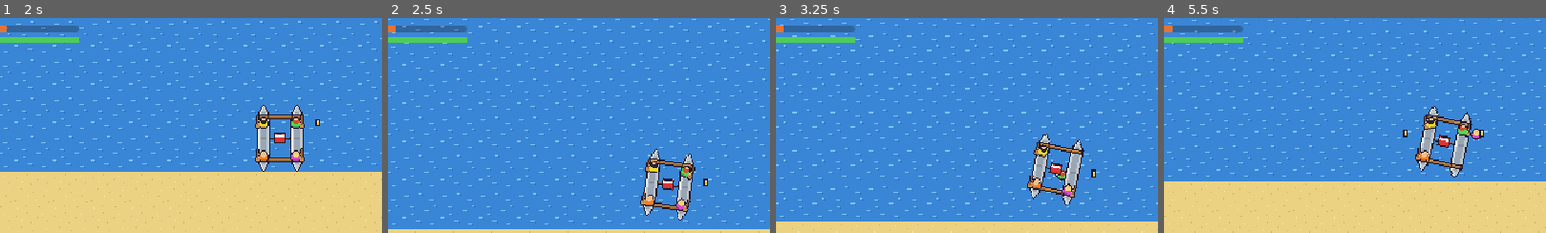
Above: before the commit, frames 1-4 (left to right).
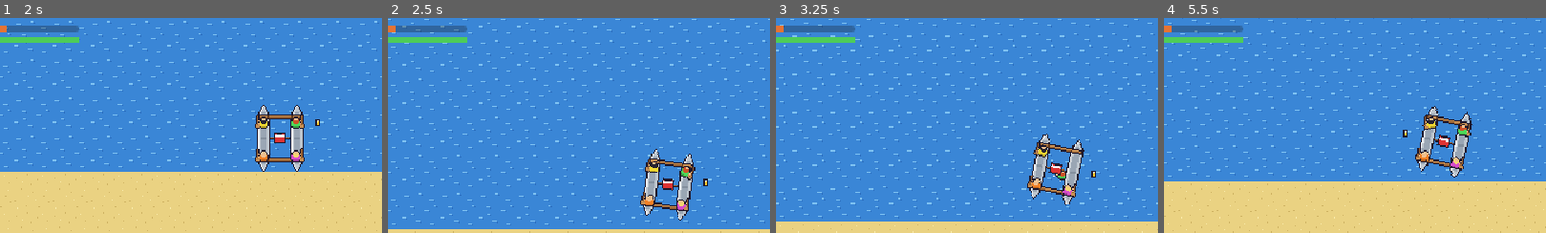
Above: after the commit, the same moments.

Repository: Freakling/PKSEI
Game: Godot game, scene res://scenes/main.tscn
Two runs of this game, one before a commit and one after it. Both use one fixed random seed, a clock stepped at 60 frames per second and the inputs below.
Inputs:
- Up to frame 1 (2 s): tap Enter (ui_accept) at 0.5, 0.77, 1.07, 1.52, 1.82 s; hold F6 (debug_beer_right) 0.53-1.28 s; hold A (stroke_left_back) from 1.28 s (still down)
- Up to frame 2 (2.5 s): release A (stroke_left_back) at 2.03 s; hold F6 (debug_beer_right) from 2.03 s (still down)
- Up to frame 3 (3.25 s): keep holding F6 (debug_beer_right); tap Enter (ui_accept) at 3.02 s
- Up to frame 4 (5.5 s): tap Enter (ui_accept) at 3.32, 3.77, 4.07, 4.52, 4.82 s; release F6 (debug_beer_right) at 3.53 s; hold F5 (debug_beer_left) 3.53-5.03 s; hold A (stroke_left_back) from 5.03 s (still down)
The pictures show only the part of the screen within x 13-63%, y 18-68%; the shares and areas given below are measured in that part.

Frame 1 is identical in both runs. In frame 2, less than 0.1% of the frame differs, in the area x 75-80%, y 83-91%; in frame 3, less than 0.1%; in frame 4, 0.3%, in the area x 2-84%, y 3-71%.

Commit message:
feat: beer-loss cooldown and the empty boat's fast drift home (T46, T47)
Decided by the human: after a beer goes over, no further beer goes over
for beer_loss_cooldown while shoves and stops still apply; with nobody
aboard the boat's drift home is current_speed times
empty_drift_multiplier. Both are placeholders.

Co-Authored-By: Claude Fable 5.1 <noreply@anthropic.com>

Diff:
--- a/data/boat_tuning.tres
+++ b/data/boat_tuning.tres
@@ -11,6 +11,7 @@
 steer_share_front = 0.2
 steer_share_back = 0.8
 current_speed = 10.0
+empty_drift_multiplier = 5.0
 loose_drift_speed = 30.0
 camera_lead = 80.0
 swim_speed = 30.0
@@ -19,6 +20,7 @@
 pickup_radius = 20.0
 shore_margin = 40.0
 bail_rate = 1.0
+beer_loss_cooldown = 2.0
 thrust_scale = 0.5
 turn_scale = 0.01
 linear_damping = 1.0
--- a/scripts/autoload/run_state.gd
+++ b/scripts/autoload/run_state.gd
@@ -101,6 +101,9 @@
 ## Pixels per second a headwind adds to the current's pull this step; set each step the boat
 ## is in a stretch, consumed by step().
 var _extra_drift: float = 0.0
+## Seconds until another beer may go over (BoatTuning.beer_loss_cooldown, GDD › Systems › Hazards):
+## set when a beer goes over, counted down in step(), cleared by reset().
+var _beer_loss_left: float = 0.0
 ## Seconds each seat's paddle is still snagged; 0 when free.
 var _snag_left: Array[float] = []
 ## Water aboard per hull (Rescue.Hull order); the hull's guy bails it at BoatTuning.bail_rate.
@@ -136,6 +139,7 @@
 	_push = Vector2.ZERO
 	_stop = false
 	_extra_drift = 0.0
+	_beer_loss_left = 0.0
 	_snag_left.clear()
 	_water.clear()
 	guys.clear()
@@ -165,12 +169,17 @@
 ## beer_toss to that side and bobs away, and the guy Rescue picks (that hull, front first, not
 ## already winding up) winds up for BoatTuning.jump_delay seconds (T34). He stays aboard and
 ## paddles meanwhile; step() takes him off the boat when he jumps. Returns his seat, or
-## Rescue.NOBODY when nobody was free to jump.
+## Rescue.NOBODY when nobody was free to jump. While the beer-loss cooldown runs (T46) nothing
+## goes over and NOBODY comes back; the cooldown starts only when a beer does go over. shove()
+## and stop() are not held back by it.
 func beer_overboard(side: Rescue.Hull, at_position: Vector2) -> int:
+	if _beer_loss_left > 0.0:
+		return Rescue.NOBODY
 	var toss: float = paddling.tuning.beer_toss
 	var beer_at: Vector2 = at_position + Vector2(-toss if side == Rescue.Hull.LEFT else toss, 0.0)
 	var seat: int = rescue.beer_overboard(side, _seats_aboard(), beer_at, paddling.tuning.jump_delay)
 	if seat != Rescue.NOBODY:
+		_beer_loss_left = paddling.tuning.beer_loss_cooldown
 		beer_overboard_started.emit(side)
 	return seat
 
@@ -345,12 +354,15 @@
 ## mirrored into the guys, the snags count down and the bailers bail, elapsed advances, and the
 ## strokes that land this frame become the boat's Motion, its turn plus the rock of any guy
 ## standing up, its drift the current's plus any headwind set for this step (set_extra_drift).
-## With nobody aboard the Motion is only the drift. Nothing moves once the attempt is won.
+## With nobody aboard (after this frame's jumps) the current's part of the drift is multiplied by
+## BoatTuning.empty_drift_multiplier, and the headwind's extra drift is added as it is (T47). The
+## beer-loss cooldown counts down (T46). Nothing moves once the attempt is won.
 func step(delta: float, boat_at: Vector2) -> Paddling.Motion:
 	if phase == Phase.WON:
 		return Paddling.Motion.new()
 	elapsed += delta
 	_boat_at = boat_at
+	_beer_loss_left = maxf(_beer_loss_left - delta, 0.0)
 	for seat: int in GUY_COUNT:
 		_snag_left[seat] = maxf(_snag_left[seat] - delta, 0.0)
 	for side: int in Rescue.Hull.size():
@@ -381,6 +393,8 @@
 		guy.stamina = stamina.level_of(seat)
 		guy.drunkenness = drunkenness.level_of(seat)
 	var motion: Paddling.Motion = paddling.step(_land_strokes(delta), delta)
+	if _seats_aboard().is_empty():
+		motion.drift_to_shore *= paddling.tuning.empty_drift_multiplier
 	for seat: int in GUY_COUNT:
 		motion.turn += antics.rock(seat) * delta
 	motion.drift_to_shore += _extra_drift * delta
--- a/scripts/resources/boat_tuning.gd
+++ b/scripts/resources/boat_tuning.gd
@@ -20,6 +20,9 @@
 @export var steer_share_back: float = 0.8 ## PLACEHOLDER
 ## Speed of the current toward the shore, in pixels per second (the boat applies it as velocity).
 @export var current_speed: float = 10.0 ## PLACEHOLDER
+## Multiplier on current_speed while nobody is aboard: an empty boat drifts home this many times
+## faster (GDD › Systems › Setbacks). A harsh-wind stretch's extra drift is not multiplied. Read by RunState.
+@export var empty_drift_multiplier: float = 5.0 ## PLACEHOLDER
 ## Pixels per second the wind carries beers and swimmers back toward the shore; larger than
 ## current_speed (GDD › Systems › Catamaran and paddling). Read by RunState, passed to Rescue.
 @export var loose_drift_speed: float = 30.0 ## PLACEHOLDER
@@ -44,6 +47,9 @@
 ## Water a guy bails out per second while his hull has water aboard (the water aboard effect,
 ## GDD › Systems › Hazards); his seat gives no strokes meanwhile. Read by RunState.
 @export var bail_rate: float = 1.0 ## PLACEHOLDER
+## Seconds after a beer goes over during which no further beer goes over; hits inside the window
+## still shove or stop the boat (GDD › Systems › Hazards, Beer overboard). Read by RunState.
+@export var beer_loss_cooldown: float = 2.0 ## PLACEHOLDER
 
 ## Pixels per second of speed one unit of stroke force adds.
 @export var thrust_scale: float = 0.5 ## PLACEHOLDER
--- a/tests/test_hazards.gd
+++ b/tests/test_hazards.gd
@@ -615,6 +615,10 @@
 
 func test_water_on_an_empty_hull_waits_for_a_guy() -> void:
 	var state: Node = sober_state()
+	# Two beers back to back: the beer-loss cooldown (T46) is not under test here, so none.
+	var boat_tuning: BoatTuning = BoatTuning.new()
+	boat_tuning.beer_loss_cooldown = 0.0
+	state.paddling = Paddling.new(boat_tuning)
 	state.beer_overboard(Rescue.Hull.LEFT, BOAT)
 	var back: int = state.beer_overboard(Rescue.Hull.LEFT, BOAT)
 	state.step(state.paddling.tuning.jump_delay, BOAT)
--- a/tests/test_run_state.gd
+++ b/tests/test_run_state.gd
@@ -20,15 +20,25 @@
 ## T25 · RunState tells the Audio autoload what happened: stroke_landed, stroke_fumbled,
 ## guy_jumped, guy_picked_up and beer_overboard_started fire where those things happen
 ## (GDD › Presentation and Platforms, Audio).
+## T46 · After a beer goes over, beer_overboard() does nothing for BoatTuning.beer_loss_cooldown
+## seconds while shove() and stop() still reach the boat; the cooldown resets with the attempt.
+## T47 · With nobody aboard the boat's drift is current_speed times empty_drift_multiplier per
+## second; with anyone aboard it is current_speed (GDD › Systems › Setbacks).
 
 const RunStateScript: GDScript = preload("res://scripts/autoload/run_state.gd")
 const TICK: float = 1.0 / 60.0
 const BOAT: Vector2 = Vector2(0.0, -300.0)
 const DELAY: float = 2.5
+## The beer-loss cooldown the T46 tests set on their own BoatTuning (GDD › Systems › Hazards).
+const COOLDOWN: float = 2.0
+## The empty-boat drift multiplier the T47 tests set on their own BoatTuning (GDD › Systems › Setbacks).
+const EMPTY_MULTIPLIER: float = 5.0
+## The harsh-wind extra drift the T47 test adds, per second.
+const WIND: float = 25.0
 
 
 ## A RunState whose guys are sober (no lag, no misses), whose rolls are seeded, and whose
-## BoatTuning is its own (jump_delay DELAY), so a test can change it.
+## BoatTuning is its own (jump_delay DELAY, no beer-loss cooldown), so a test can change it.
 func sober_state() -> Node:
 	var state: Node = RunStateScript.new()
 	state.rng.seed = 7
@@ -54,9 +64,11 @@
 	return state
 
 
+## No beer-loss cooldown here: the cascade tests drop beers back to back. The T46 tests set it.
 func own_boat_tuning() -> BoatTuning:
 	var tuning: BoatTuning = BoatTuning.new()
 	tuning.jump_delay = DELAY
+	tuning.beer_loss_cooldown = 0.0
 	return tuning
 
 
@@ -307,7 +319,7 @@
 	var motion: RefCounted = state.step(TICK, BOAT)
 	expect_near(motion.thrust, 0.0, 0.0001, "no key moves the boat")
 	expect_near(motion.turn, 0.0, 0.0001, "or turns it")
-	expect_near(motion.drift_to_shore, state.paddling.tuning.current_speed * TICK, 0.0001, "the boat drifts home at current_speed")
+	expect_near(motion.drift_to_shore, state.paddling.tuning.current_speed * state.paddling.tuning.empty_drift_multiplier * TICK, 0.0001, "the boat drifts home at current_speed times empty_drift_multiplier (T47)")
 	state.free()
 
 
@@ -771,3 +783,85 @@
 	expect(state.can_paddle(1), "his seat strokes again")
 	expect_near(state.step(TICK, BOAT).turn, 0.0, 0.0001, "nobody rocks the boat")
 	state.free()
+
+
+## T46: after a beer goes over, beer_overboard() does nothing for beer_loss_cooldown seconds, while
+## shove() and stop() still reach the boat; once the cooldown has run out a beer goes over again
+## (GDD › Systems › Hazards: at most one beer every couple of seconds).
+func test_after_a_beer_goes_over_no_beer_does_for_the_cooldown_but_shoves_and_stops_still_apply() -> void:
+	var state: Node = sober_state()
+	state.paddling.tuning.beer_loss_cooldown = COOLDOWN
+	expect_ne(state.beer_overboard(Rescue.Hull.LEFT, BOAT), Rescue.NOBODY, "the first beer goes over")
+	state.step(COOLDOWN * 0.5, BOAT)
+	expect_eq(state.beer_overboard(Rescue.Hull.RIGHT, BOAT), Rescue.NOBODY, "a second beer inside the cooldown goes nowhere")
+	expect_eq(state.rescue.loose_beers().size(), 1, "still one beer loose")
+	state.shove(Vector2(50.0, 0.0))
+	state.stop()
+	expect_eq(state.take_shove(), Vector2(50.0, 0.0), "the shove still reaches the boat inside the cooldown")
+	expect(state.take_stop(), "and so does the stop")
+	state.step(COOLDOWN * 0.5, BOAT)
+	expect_ne(state.beer_overboard(Rescue.Hull.RIGHT, BOAT), Rescue.NOBODY, "the cooldown has run out: a beer goes over again")
+	expect_eq(state.rescue.loose_beers().size(), 2, "two beers loose")
+	state.free()
+
+
+## T46: the cooldown starts only when a beer actually goes over: with nobody free to jump, no beer
+## goes over and the next one goes over at once.
+func test_a_beer_that_goes_nowhere_starts_no_cooldown() -> void:
+	var state: Node = sober_state()
+	state.paddling.tuning.beer_loss_cooldown = COOLDOWN
+	for seat: int in state.guys.size():
+		state.guys[seat].aboard = false
+	expect_eq(state.beer_overboard(Rescue.Hull.LEFT, BOAT), Rescue.NOBODY, "nobody aboard: no beer goes over")
+	for seat: int in state.guys.size():
+		state.guys[seat].aboard = true
+	expect_ne(state.beer_overboard(Rescue.Hull.LEFT, BOAT), Rescue.NOBODY, "so the next beer goes over at once")
+	state.free()
+
+
+## T46: the cooldown resets with the attempt: a reset() (and a shore reset) lets a beer go over at once.
+func test_the_cooldown_resets_with_the_attempt() -> void:
+	var state: Node = sober_state()
+	state.paddling.tuning.beer_loss_cooldown = COOLDOWN
+	state.beer_overboard(Rescue.Hull.LEFT, BOAT)
+	expect_eq(state.beer_overboard(Rescue.Hull.LEFT, BOAT), Rescue.NOBODY, "blocked inside the cooldown")
+	state.reset()
+	expect_ne(state.beer_overboard(Rescue.Hull.LEFT, BOAT), Rescue.NOBODY, "a fresh attempt: a beer goes over at once")
+	expect_eq(state.rescue.loose_beers().size(), 1, "one beer loose")
+	state.set_progress(0.4)
+	state.shore_touched()
+	expect_ne(state.beer_overboard(Rescue.Hull.RIGHT, BOAT), Rescue.NOBODY, "and a shore reset does the same")
+	state.free()
+
+
+## T47: with nobody aboard the current's drift is current_speed times empty_drift_multiplier per
+## second; a harsh-wind stretch's extra drift is added as it is (GDD › Systems › Setbacks).
+func test_an_empty_boat_drifts_home_at_empty_drift_multiplier_times_the_current() -> void:
+	var state: Node = sober_state()
+	state.paddling.tuning.empty_drift_multiplier = EMPTY_MULTIPLIER
+	state.set_progress(0.4)
+	for seat: int in state.guys.size():
+		state.guy_overboard(seat, BOAT)
+	for seat: int in state.guys.size():
+		expect_false(state.guys[seat].aboard, "guy %d overboard" % seat)
+	var delta: float = 0.5
+	var motion: Paddling.Motion = state.step(delta, BOAT)
+	expect_near(motion.drift_to_shore, state.paddling.tuning.current_speed * EMPTY_MULTIPLIER * delta, 0.0001, "nobody aboard: current_speed times the multiplier per second")
+	state.set_extra_drift(WIND)
+	motion = state.step(delta, BOAT)
+	expect_near(motion.drift_to_shore, state.paddling.tuning.current_speed * EMPTY_MULTIPLIER * delta + WIND * delta, 0.0001, "a harsh-wind stretch adds its drift unmultiplied")
+	state.free()
+
+
+## T47: with anyone aboard the boat drifts at current_speed, not multiplied.
+func test_with_anyone_aboard_the_boat_drifts_at_current_speed() -> void:
+	var state: Node = sober_state()
+	state.paddling.tuning.empty_drift_multiplier = EMPTY_MULTIPLIER
+	state.set_progress(0.4)
+	for seat: int in range(1, state.guys.size()):
+		state.guy_overboard(seat, BOAT)
+	expect(state.guys[0].aboard, "one guy still aboard")
+	var delta: float = 0.5
+	var motion: Paddling.Motion = state.step(delta, BOAT)
+	expect_near(motion.drift_to_shore, state.paddling.tuning.current_speed * delta, 0.0001, "one aboard: current_speed per second")
+	state.free()
Not shown, changed: AGENTS.md
Not shown, changed: TASKS.md
Not shown, changed: design/decisions.md
Not shown, changed: design/gdd.md
